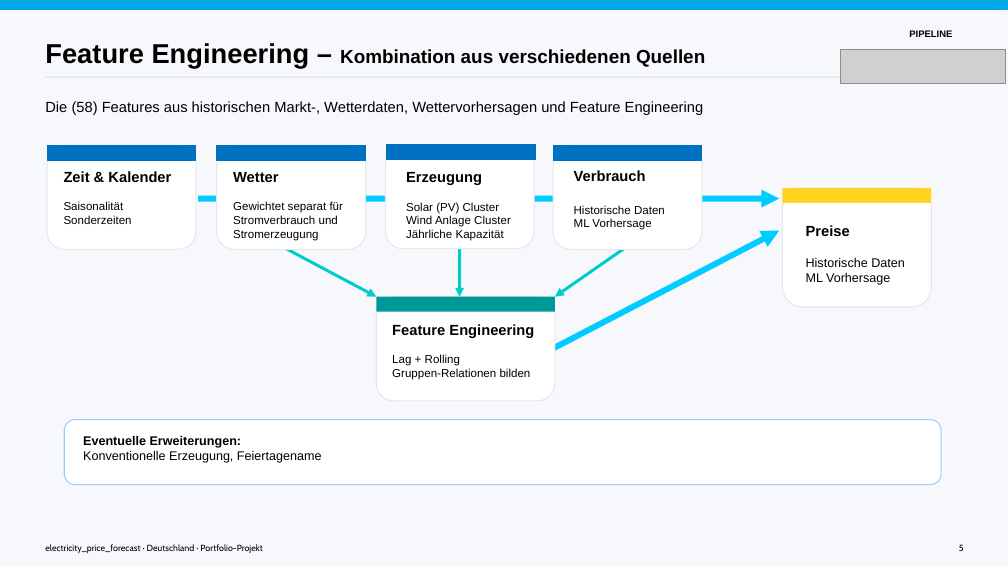
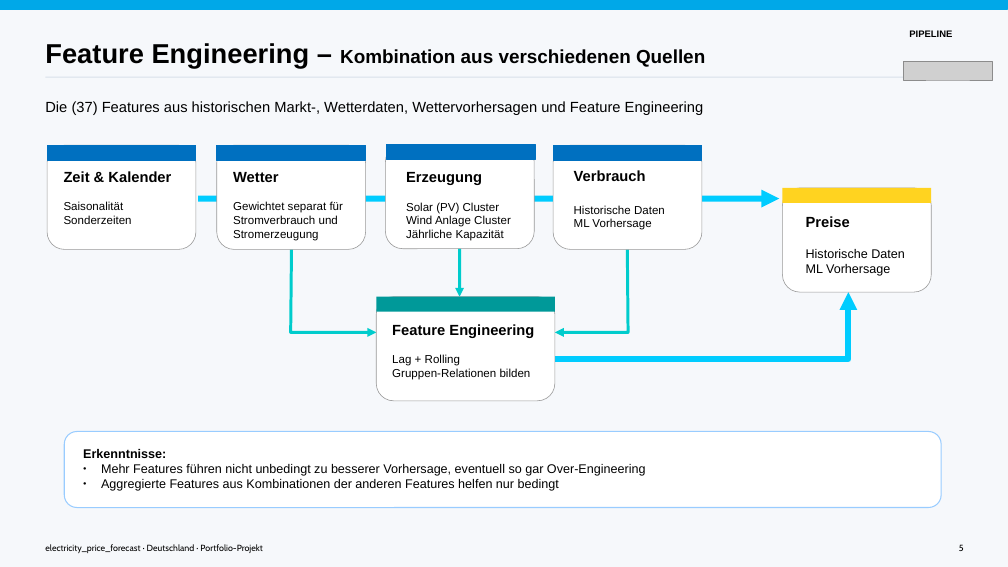
Before and after one commit to SW-oasen/electricity_price_forecast, a slide deck: slide 7 of presentation/orig/Strompreis_Vorhersagen.odp. Drawn at 1008x567 pixels with LibreOffice and Linux fonts; fonts in the diff are those of the drawing; grey boxes stand for pictures. Boxes give left, top, right and bottom in pixels: in the first picture for what was removed or moved away, otherwise in the second. Text is boxed around its words. In the diff, an @@ line names an element or a change of style, - is before the commit and + after.

Commit message:
reduced features, retrained models, update prediction for tomorrow and streamlit app

```diff
--- a/presentation/orig/Strompreis_Vorhersagen.odp
+++ b/presentation/orig/Strompreis_Vorhersagen.odp
@@ picture: place and size @@
-picture at box(841, 50, 1006, 83)
+picture at box(904, 62, 993, 80)
@@ text at box(45, 101, 704, 115): text changed @@
-Die (58) Features aus historischen Markt-, Wetterdaten, Wettervorhersagen und Feature Engineering
+Die (37) Features aus historischen Markt-, Wetterdaten, Wettervorhersagen und Feature Engineering
@@ outline #E2E8F0 0.99 pt to #999999 0.57 pt in 6 elements at box(554, 145, 702, 250), box(217, 145, 366, 250), box(377, 296, 555, 401), box(47, 145, 196, 250), box(386, 144, 535, 249), box(783, 188, 932, 293) @@
@@ rounded rectangle: place and size @@
-rounded rectangle at box(783, 188, 932, 307)
+rounded rectangle at box(783, 188, 932, 293)
@@ text "Preise": place and size @@
-text "Preise" at box(806, 225, 905, 285)
+text "Preise" at box(806, 216, 905, 276)
@@ arrow removed from (547, 352) to (780, 231) @@
@@ arrow removed from (285, 248) to (377, 296) @@
@@ freeform shape added at box(291, 250, 377, 333), outline #00CCCC 2.83 pt @@
@@ arrow removed from (628, 246) to (555, 296) @@
@@ freeform shape added at box(555, 250, 628, 333), outline #00CCCC 2.83 pt @@
@@ freeform shape added at box(555, 292, 848, 359), outline #00CCFF 5.67 pt @@
@@ rounded rectangle: place and size @@
-rounded rectangle at box(64, 420, 941, 485)
+rounded rectangle at box(64, 432, 941, 508)
@@ text removed at box(83, 436, 322, 463) @@
-Eventuelle Erweiterungen:
-Konventionelle Erzeugung, Feiertagename
@@ text added at box(83, 449, 646, 491), 12 pt, text #000000 @@
+Erkenntnisse:
+● Mehr Features führen nicht unbedingt zu besserer Vorhersage, eventuell so gar Over-Engineering
+● Aggregierte Features aus Kombinationen der anderen Features helfen nur bedingt
```
Also in this commit, not shown: 10 other slides changed, 1 slide added, 1 slide removed, 13 other files.
